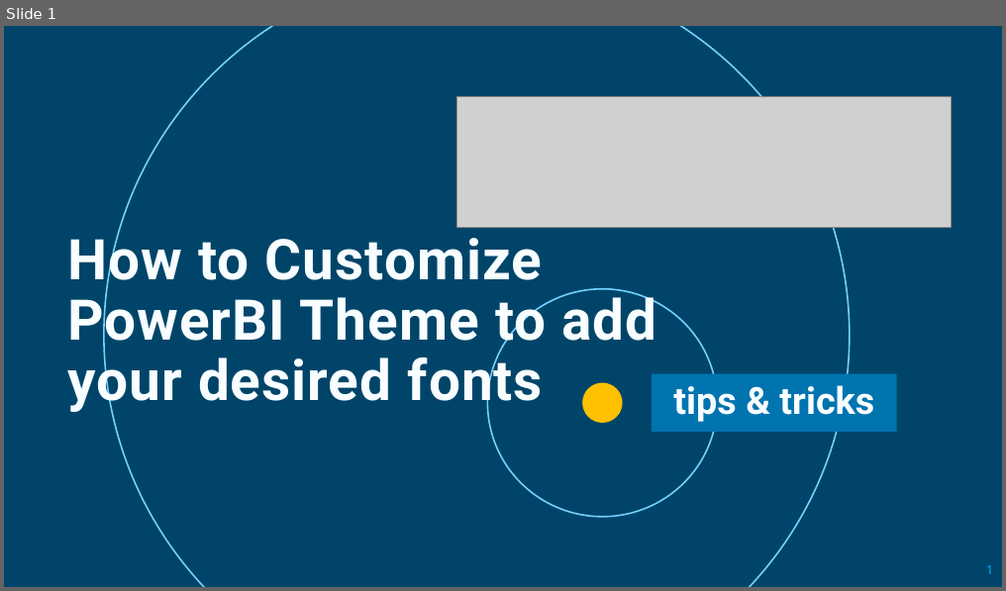
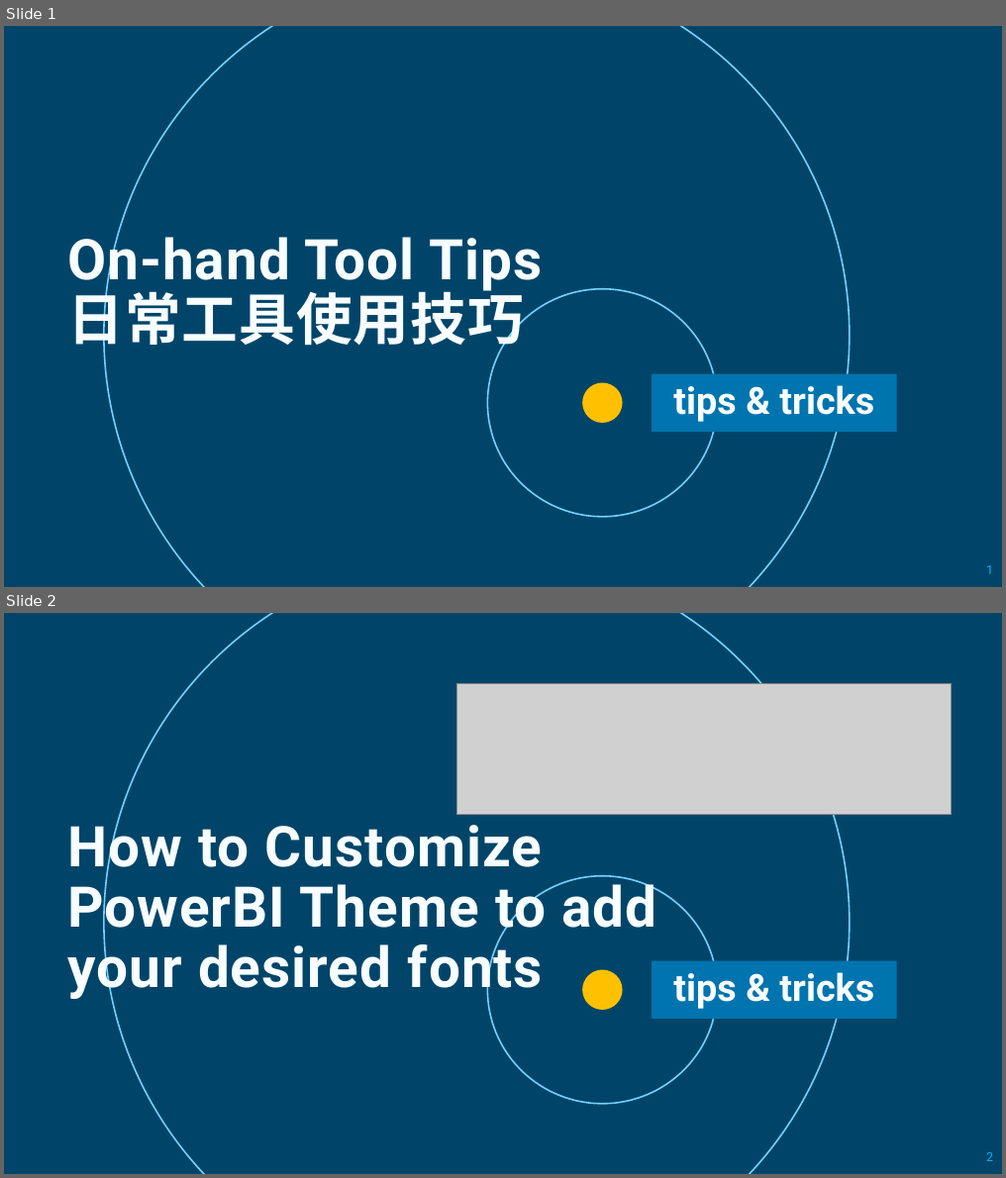
Before and after one commit to yasenstar/self_learning, a slide deck: tool-tips.pptx. Shown one above the other, each under a label of ours: slide 1 before the commit, slides 1 and 2 after it. The pictures are 1006x591 and 1006x1178 pixels, drawn with LibreOffice and Linux fonts; fonts in the diff are those of the drawing; grey boxes stand for pictures; background and template pictures are left out. Boxes give left, top, right and bottom in pixels: in the first picture for what was removed or moved away, otherwise in the second. Text is boxed around its words. In the diff, an @@ line names an element or a change of style, - is before the commit and + after.

```diff
--- a/tool-tips.pptx
+++ b/tool-tips.pptx
@@ slide 1 added at box(4, 26, 1002, 587), background picture (left out) @@
@@ rectangle added at box(4, 26, 1002, 587), fill #000000 at 40% opacity @@
@@ ellipse added at box(104, 26, 849, 587), outline #75D1FF 1.5 pt @@
@@ title added at box(67, 228, 542, 355), 54 pt, text gradient #F8FDFF to #FFFFFF, bold @@
+On-hand Tool Tips
+日常工具使用技巧
@@ ellipse added at box(487, 288, 718, 516), outline #75D1FF 1.5 pt @@
@@ rectangle added at box(651, 374, 897, 432), fill #0074AF, 36 pt, text gradient #F8FDFF to #FFFFFF, bold @@
+tips & tricks
@@ freeform shape added at box(583, 383, 623, 423), fill #FFC000 @@
@@ page number added at box(986, 566, 993, 574), 12 pt, text #00B0F0 @@
+1
@@ what was slide 1 is now slide 2 @@
@@ page number at box(986, 1153, 993, 1161): text changed @@
-1
+2
```
Also in this commit, not shown: 1 other file.
